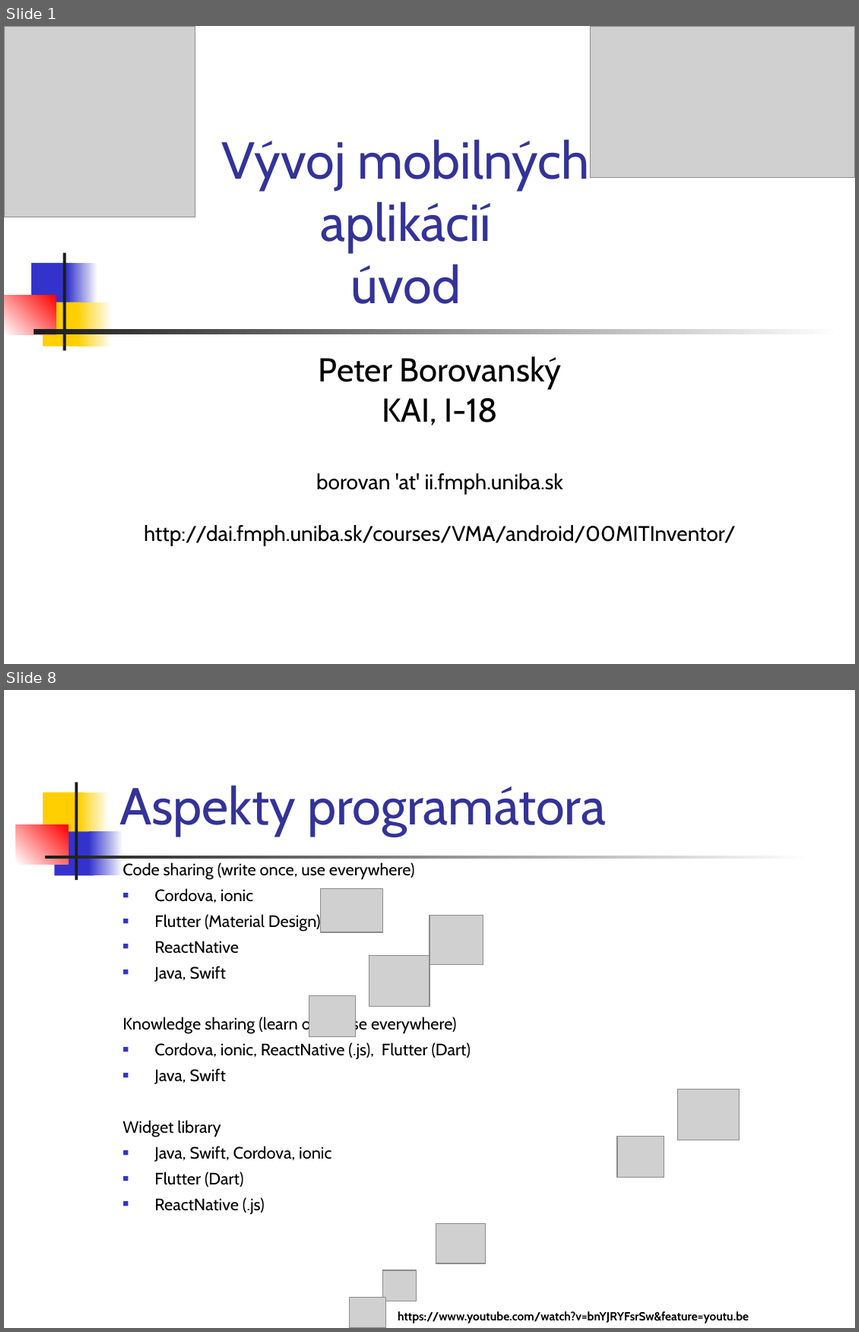
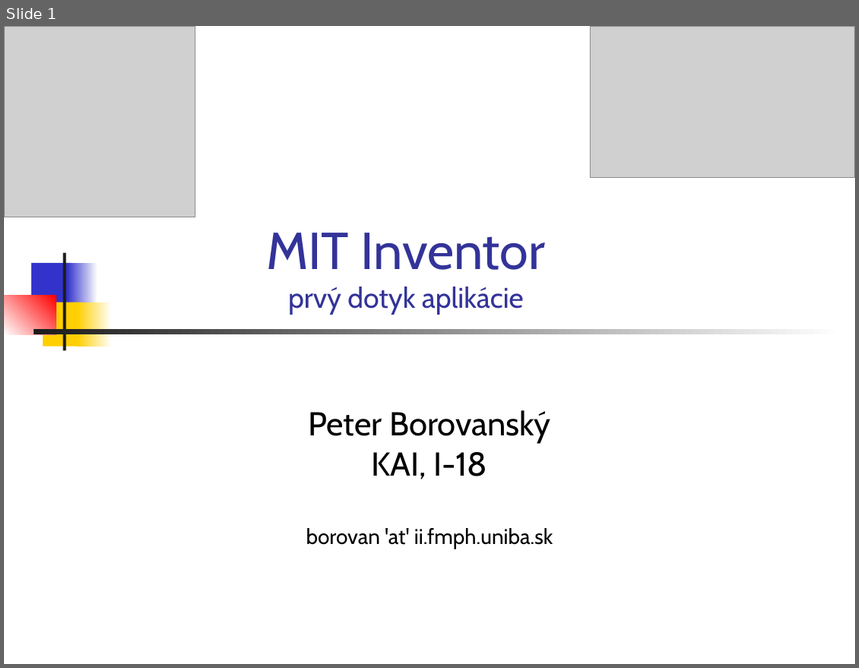
Before and after one commit to vmandro/Prednasky, a slide deck: 01/01_MIT.ppt. Shown one above the other, each under a label of ours: slides 1 and 8 before the commit, slide 1 after it; the slides between them are not shown. The pictures are 859x1332 and 859x668 pixels, drawn with LibreOffice and Linux fonts; fonts in the diff are those of the drawing; grey boxes stand for pictures. Boxes give left, top, right and bottom in pixels: in the first picture for what was removed or moved away, otherwise in the second. Text is boxed around its words. In the diff, an @@ line names an element or a change of style, - is before the commit and + after.

```diff
--- a/01/01_MIT.ppt
+++ b/01/01_MIT.ppt
@@ slide 8 removed at (4,690,855,1328), background #FFFFFF @@
@@ rectangle removed at (44,792,84,837) @@
@@ rectangle removed at (75,782,77,880) @@
@@ rectangle removed at (79,792,110,837) @@
@@ title removed at (120,785,606,836) @@
-Aspekty programátora
@@ rectangle removed at (16,825,68,863) @@
@@ rectangle removed at (54,831,94,875) @@
@@ rectangle removed at (89,831,123,875) @@
@@ rectangle removed at (45,856,811,859) @@
@@ text removed at (123,863,471,1214) @@
-Code sharing (write once, use everywhere)
-■ Cordova, ionic
-■ Flutter (Material Design)
-■ ReactNative
-■ Java, Swift
-Knowledge sharing (learn once, use everywhere)
-■ Cordova, ionic, ReactNative (.js), Flutter (Dart)
-■ Java, Swift
-Widget library
-■ Java, Swift, Cordova, ionic
-■ Flutter (Dart)
-■ ReactNative (.js)
@@ picture removed at (321,888,382,932) @@
@@ picture removed at (430,916,484,965) @@
@@ picture removed at (369,955,430,1007) @@
@@ picture removed at (309,996,356,1037) @@
@@ picture removed at (677,1089,740,1140) @@
@@ picture removed at (617,1137,664,1178) @@
@@ picture removed at (436,1224,486,1264) @@
@@ picture removed at (382,1271,416,1301) @@
@@ picture removed at (350,1298,386,1328) @@
@@ text removed at (398,1312,749,1324) @@
-https://www.youtube.com/watch?v=bnYJRYFsrSw&feature=youtu.be
@@ slide 1 changed as well @@
@@ title at (266,233,546,315): text changed; size 44 to 24 pt @@
-Vývoj mobilných aplikácií
-úvod
+MIT Inventor
+prvý dotyk aplikácie
@@ subtitle "Peter Borovanský": place and size @@
-subtitle "Peter Borovanský" at (144,357,736,547)
+subtitle "Peter Borovanský" at (306,411,553,549)
@@ subtitle at (144,525,736,547): paragraph removed @@
-http://dai.fmph.uniba.sk/courses/VMA/android/00MITInventor/
```
Also in this commit, not shown: 30 slides added, 14 other slides removed, 3 other files.
